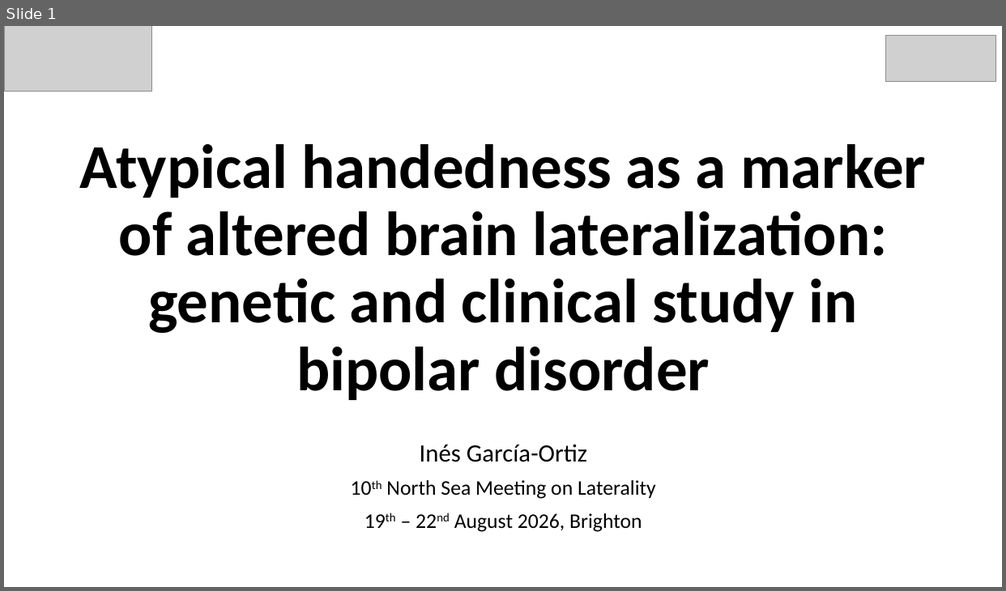
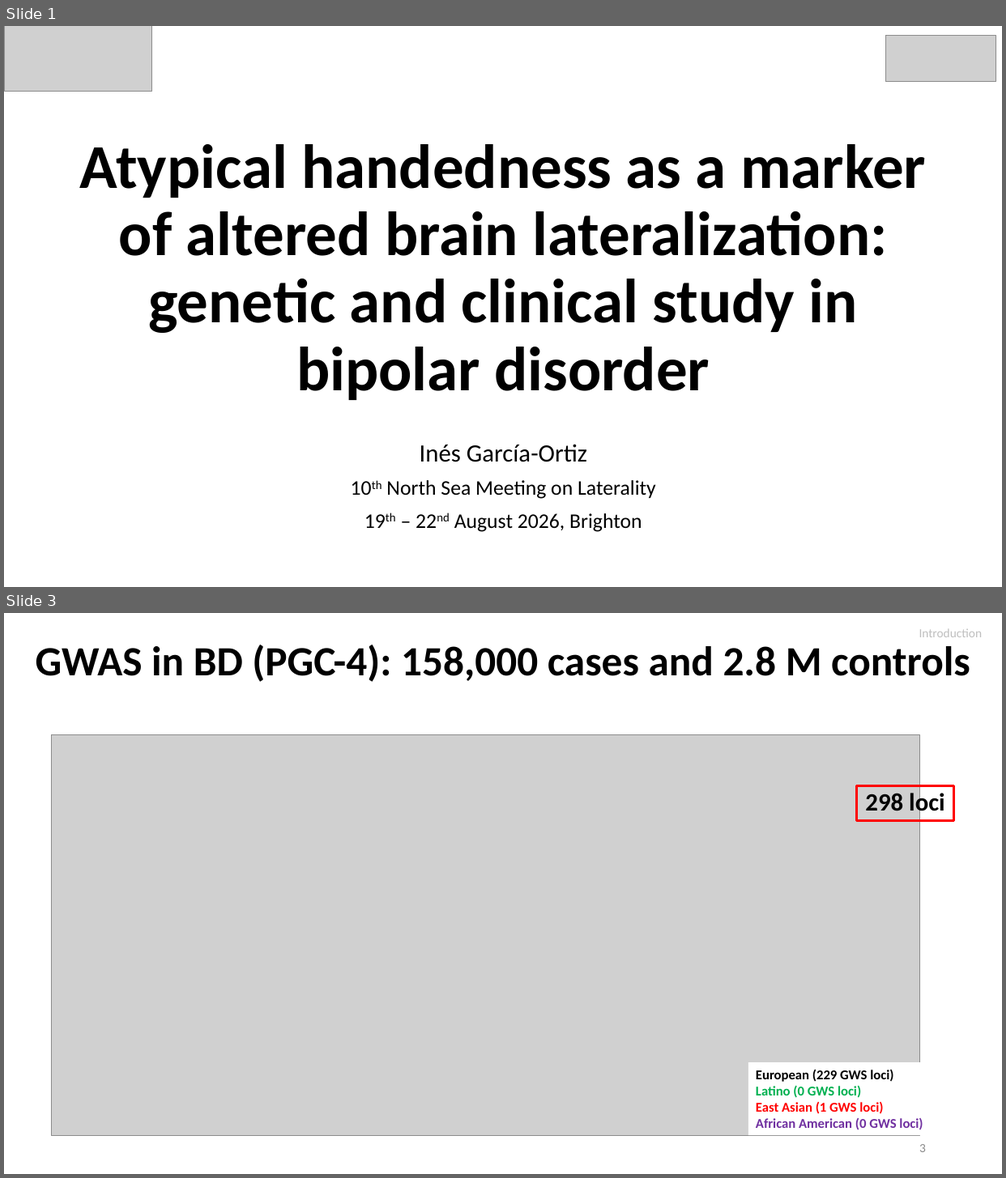
Before and after one commit to igarcia17/EHI_laterality, a slide deck: NorthSeaLateralityCongress_InesGarciaOrtiz.pptx. Shown one above the other, each under a label of ours: slide 1 before the commit, slides 1 and 3 after it; the slides between them are not shown. The pictures are 1006x591 and 1006x1178 pixels, drawn with LibreOffice and Linux fonts; fonts in the diff are those of the drawing; grey boxes stand for pictures. Boxes give left, top, right and bottom in pixels: in the first picture for what was removed or moved away, otherwise in the second. Text is boxed around its words. In the diff, an @@ line names an element or a change of style, - is before the commit and + after.

```diff
--- a/NorthSeaLateralityCongress_InesGarciaOrtiz.pptx
+++ b/NorthSeaLateralityCongress_InesGarciaOrtiz.pptx
@@ slide 3 added at (x1=4, y1=613, x2=1002, y2=1174), background #FFFFFF @@
@@ text added at (x1=919, y1=629, x2=982, y2=637), 12 pt, text #BFBFBF @@
+Introduction
@@ title added at (x1=36, y1=645, x2=970, y2=682), 40 pt, text #000000, bold @@
+GWAS in BD (PGC-4): 158,000 cases and 2.8 M controls
@@ picture added at (x1=51, y1=735, x2=919, y2=1136) @@
@@ rectangle added at (x1=858, y1=786, x2=954, y2=821), outline #FF0000 2.25 pt, 24 pt, text #000000, bold @@
+298 loci
@@ rectangle added at (x1=749, y1=1063, x2=940, y2=1136), fill #FFFFFF, 13 pt, text #7030A0, bold @@
+European (229 GWS loci)
+Latino (0 GWS loci)
+East Asian (1 GWS loci)
+African American (0 GWS loci)
@@ page number added at (x1=919, y1=1144, x2=926, y2=1152), 12 pt, text #8C8C8C @@
+3
```
Also in this commit, not shown: 9 slides changed, 8 other slides added, 3 slides removed, 8 other files.
